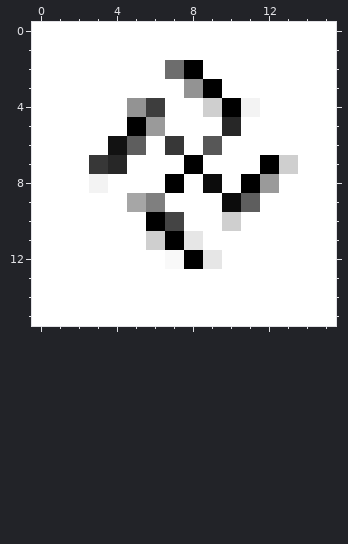
Pixel-art sprite, stored at images/favicon-16x16-next.png. The picture above was drawn from the file before the commit.
The file is 16x16 pixels. Colours within 5 levels of each other are drawn and written as one.
Now the later version:
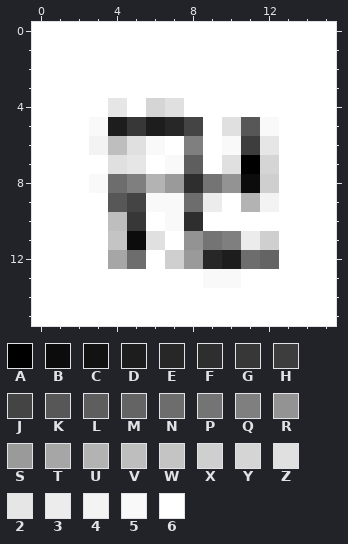
Palette (. is transparent): A #000000  B #0c0c0c  C #121212  D #1d1d1d  E #272727  F #2e2e2e  G #373737  H #3d3d3d  J #444444  K #575757  L #5e5e5e  M #646464  N #6d6d6d  P #747474  Q #7f7f7f  R #939393  S #9a9a9a  T #a6a6a6  U #b3b3b3  V #bebebe  W #c4c4c4  X #cfcfcf  Y #d5d5d5  Z #e0e0e0  2 #e6e6e6  3 #ececec  4 #f3f3f3  5 #f9f9f9  6 #ffffff
What changed:
y 2: x 7..8 NA -> 66
y 3: x 8..9 RA -> 66
y 4: x 4..7 6RH6 -> 26YZ; x 9..11 XA4 -> 666
y 5: x 3..8 66AS66 -> 5DGDEJ; x 10..12 E66 -> ZK5
y 6: x 3..12 6CL6G6K666 -> 4VZ56Q65H2
y 7: x 3..5 GE6 -> 6Z2; x 7..8 6A -> 5L; x 10..13 66AX -> ZAY6
y 8: x 3..12 4666A6B6AS -> 5NQUSFPRBX
y 9: x 4..12 6TQ666BL6 -> KJ55N36U4
y 10: x 4..8 66AJ6 -> VG65F; x 10 X -> 6
y 11: x 4..12 66XA26666 -> WBZ6RPQ3X
y 12: x 4..5 66 -> TN; x 7..12 5A2666 -> XSEDNM
y 13: x 9..10 66 -> 55
Changed places in both pictures, as pixel boxes (x1, y1, x2, y2):
changed: (89, 60, 298, 288)
